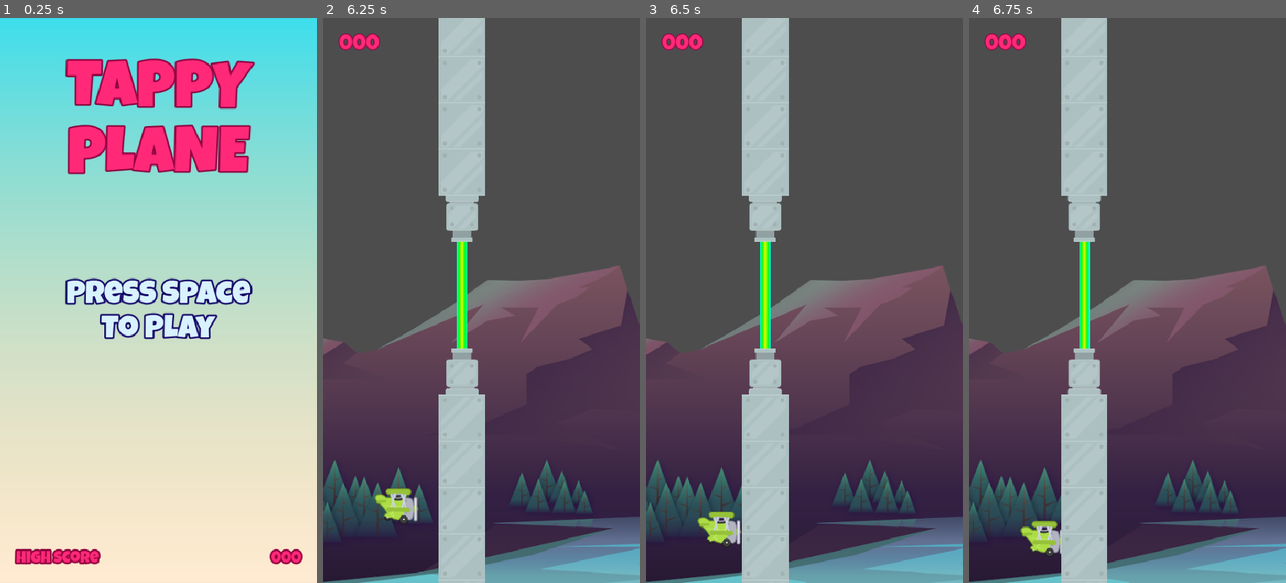
Above: before the commit, frames 1-4 (left to right).
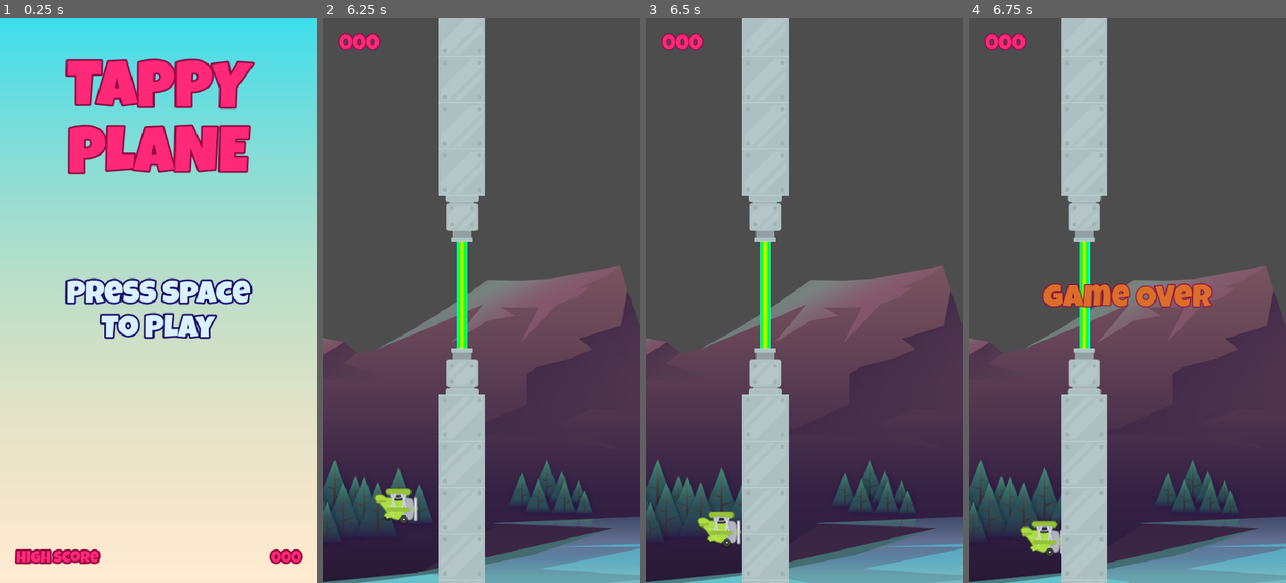
Above: after the commit, the same moments.

Repository: LHO-Developments/Godot-Projects
Game: Godot game, scene res://Scenes/Main/Main.tscn
Same seed, same stepped clock (60 frames per second), same inputs: the game is played once before the commit and once after it.
Inputs:
- Up to frame 1 (0.25 s): no input
- Up to frame 2 (6.25 s): hold Space (power) 0.53-1.28 s; tap Space (power) every 1.5 s from 1.35 to 5.85 s; hold Space (power) 2.03-2.78 s; hold Space (power) 3.53-4.28 s; hold Space (power) 5.03-5.78 s
- Up to frame 3 (6.5 s): no input
- Up to frame 4 (6.75 s): hold Space (power) from 6.53 s (still down)

Frames 1-3 are identical in both runs. In frame 4, 1.9% of the frame differs, in the area x 23-77%, y 47-52%.

Commit message:
Create signal hub + display game over

Diff:
--- /dev/null
+++ b/Tappy/tappy/Globals/SignalHub.gd
@@ -0,0 +1,6 @@
+extends Node
+
+signal on_plane_died;
+
+func emit_on_plane_died() -> void:
+	on_plane_died.emit();
--- a/Tappy/tappy/Scenes/Game/game.gd
+++ b/Tappy/tappy/Scenes/Game/game.gd
@@ -4,7 +4,6 @@
 @onready var pipes_holder: Node = $PipesHolder;
 @onready var upper_spawn: Marker2D = $UpperSpawn;
 @onready var lower_spawn: Marker2D = $LowerSpawn;
-
 
 # Called when the node enters the scene tree for the first time.
 func _ready() -> void:
--- a/Tappy/tappy/Scenes/GameUI/game_ui.gd
+++ b/Tappy/tappy/Scenes/GameUI/game_ui.gd
@@ -1 +1,12 @@
-extends Control
+extends Control;
+
+class_name GameUi;
+
+
+@onready var game_over_label: Label = $MarginContainer/GameOverLabel;
+
+func _ready() -> void:
+	SignalHub.on_plane_died.connect(on_plane_died);
+
+func on_plane_died() -> void:
+	game_over_label.show();
--- a/Tappy/tappy/Scenes/Tappy/tappy.gd
+++ b/Tappy/tappy/Scenes/Tappy/tappy.gd
@@ -1,5 +1,7 @@
 extends CharacterBody2D
 class_name  Tappy;
+
+#signal on_plane_died;
 
 const JUMP_POWER: float = -350.0;
 @onready var animated_sprite_2d: AnimatedSprite2D = $AnimatedSprite2D
@@ -23,4 +25,5 @@
 		die();
 
 func die() -> void:
+	SignalHub.emit_on_plane_died();
 	get_tree().paused = true;
--- a/Tappy/tappy/project.godot
+++ b/Tappy/tappy/project.godot
@@ -18,6 +18,7 @@
 [autoload]
 
 GameManager="*res://Globals/GameManager.gd"
+SignalHub="*res://Globals/SignalHub.gd"
 
 [display]
 
Not shown, added: Tappy/tappy/Globals/SignalHub.gd.uid
